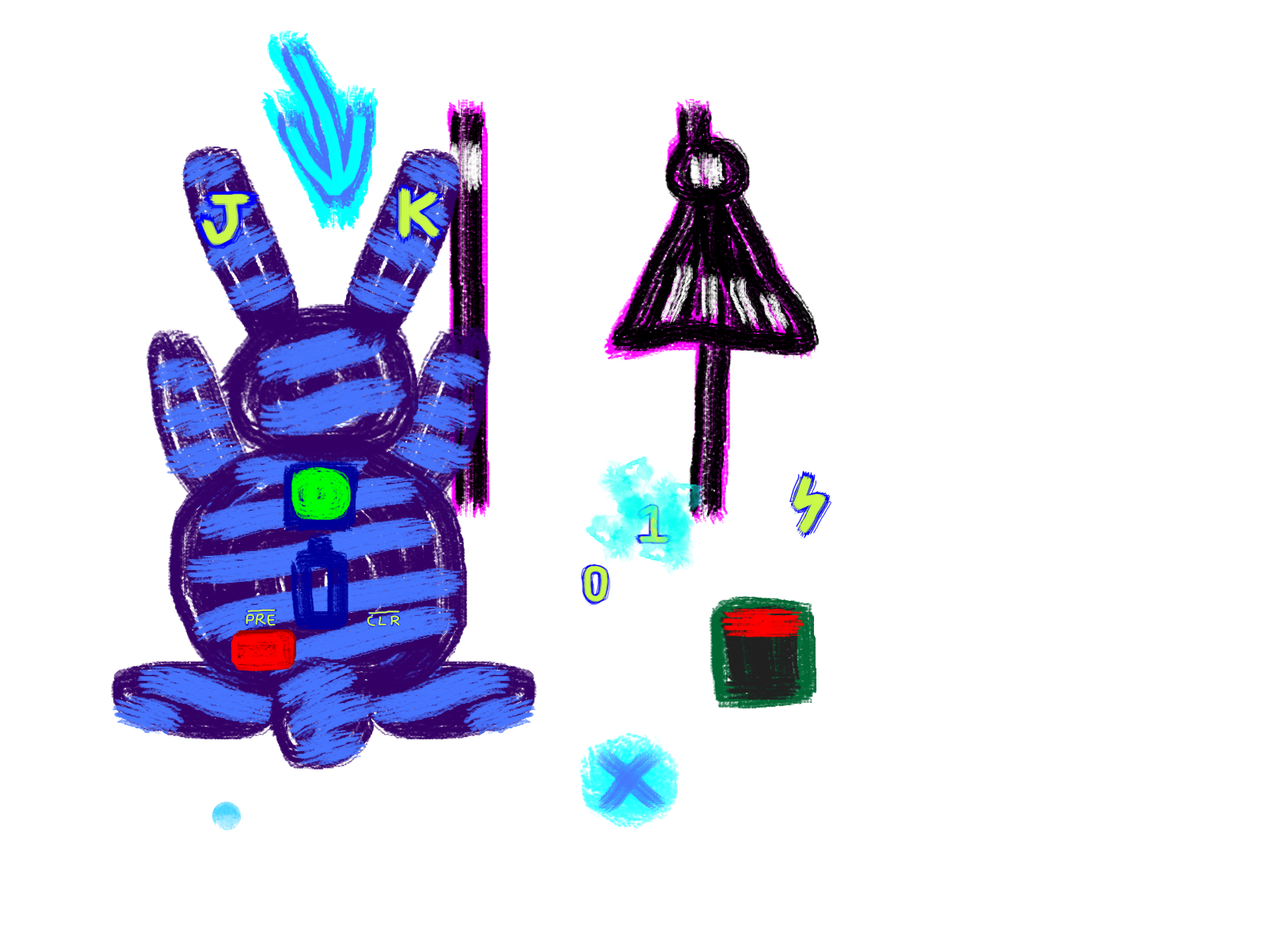
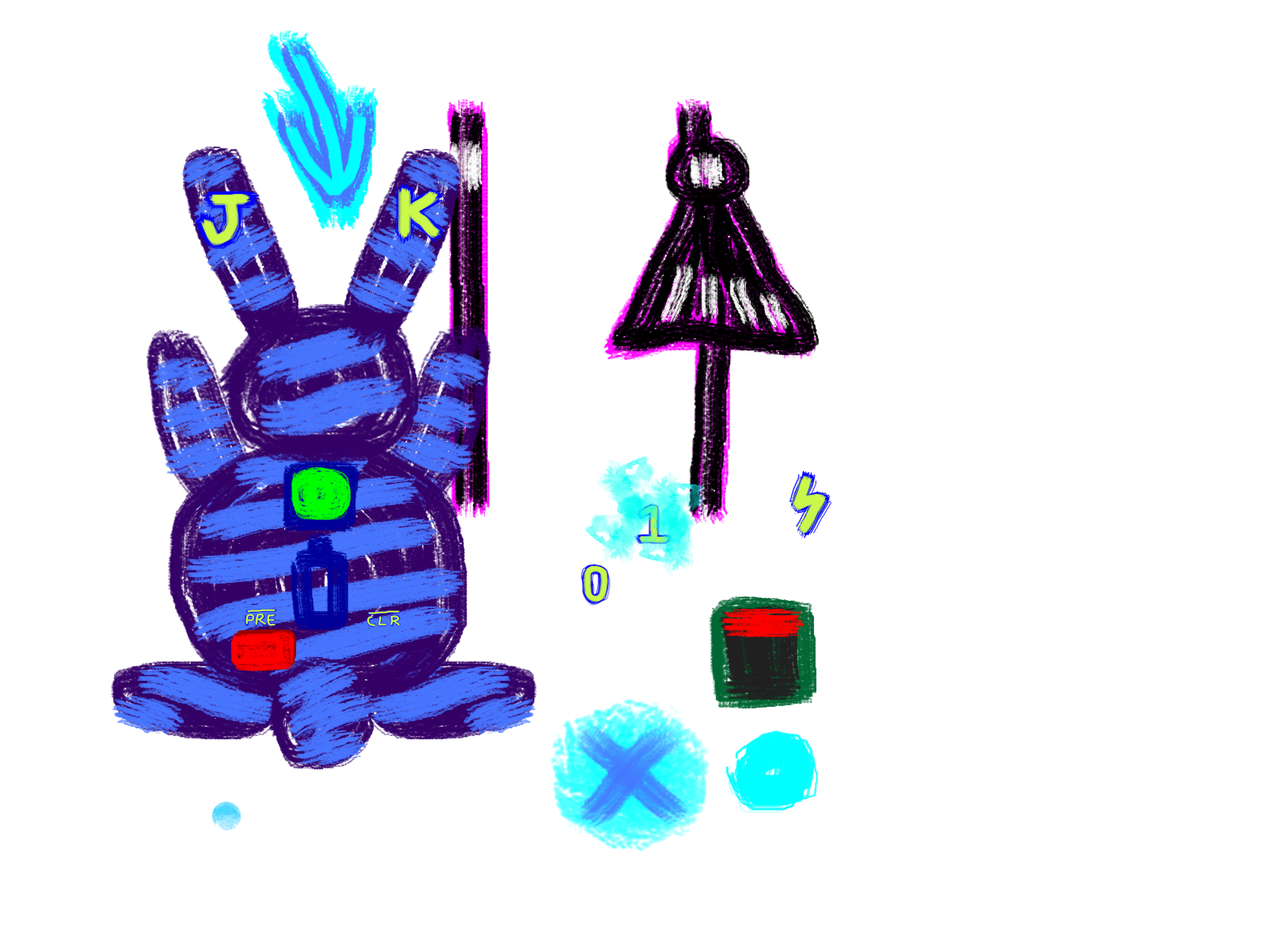
Two versions of the same layered image (1267 x 950). Layer-by-layer changes:
added layer "powerbit" in group "And Then There Was One" over [709, 729, 818, 814]
painted on "crosshair" over [550, 697, 760, 853]
